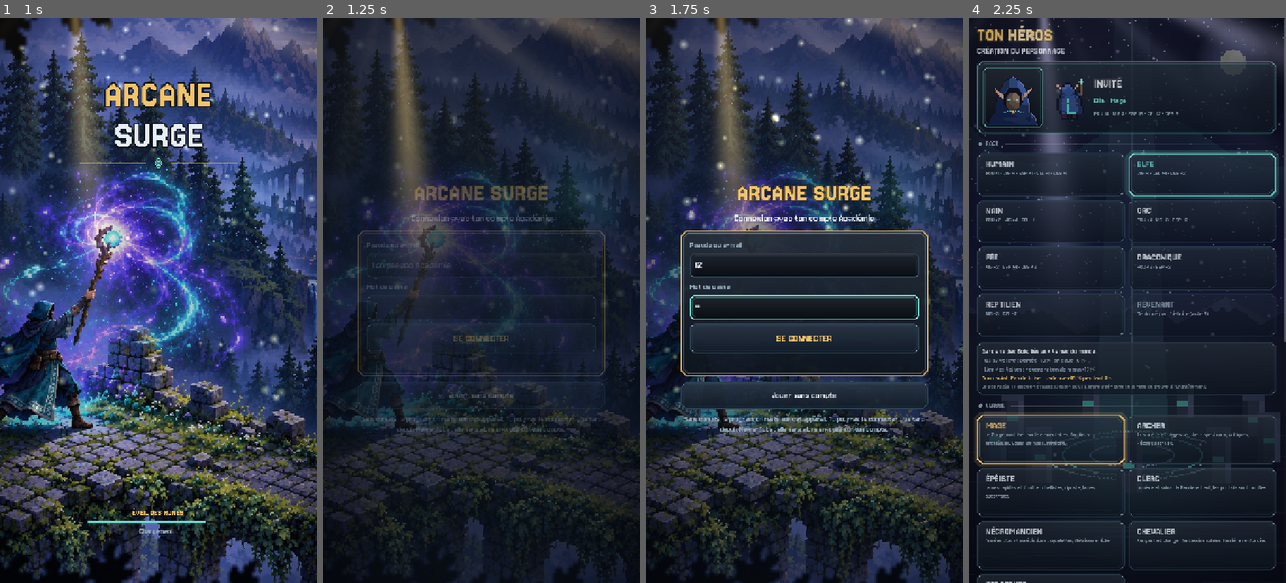
Above: before the commit, frames 1-4 (left to right).
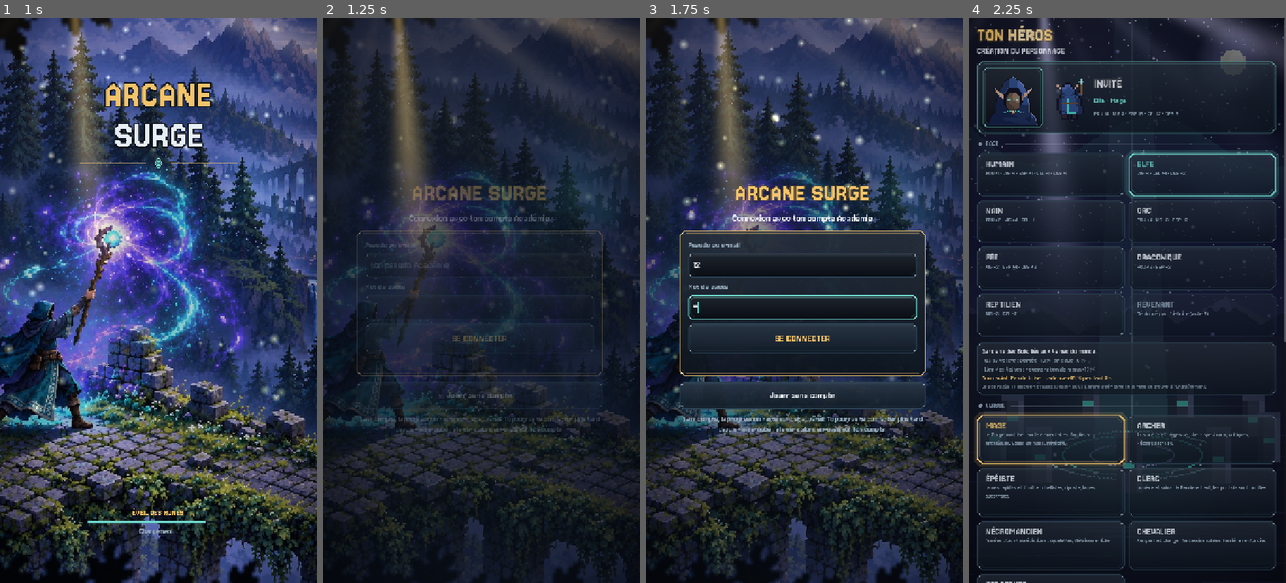
Above: after the commit, the same moments.

Repository: adamfast-tech/Arcane-Surge
Game: Godot game, scene res://scenes/main.tscn
The game is run twice, just before and just after one commit, with the same random seed, the same clock (stepped at 60 frames per second) and the same inputs.
Inputs (mouse positions are in pixels of both pictures, inside the frame that each line leads up to):
- Up to frame 1 (1 s): tap Enter at 0.5 s; move the mouse to (228, 272) at 0.52 s; hold D from 0.53 s (still down); tap 1 at 0.6 s; click (228, 272) at 0.67 s; tap Space at 0.77 s
- Up to frame 2 (1.25 s): keep holding D; tap Space at 1.07 s
- Up to frame 3 (1.75 s): release D at 1.25 s; click (804, 266) at 1.27 s; type "12" at 1.35 s; click (804, 306) at 1.5 s; type "12" at 1.58 s
- Up to frame 4 (2.25 s): click "Jouer sans compte" at 2 s

Frame 1 is identical in both runs. In frame 2, 1.6% of the frame differs, in the area x 10-90%, y 29-74%; in frame 3, 2.7%; in frame 4, nothing differs.

Commit message:
Interface : la place de la barre de défilement est toujours réservée
Une page assez longue pour défiler montrait sa barre, qui prenait quelques
pixels : la colonne se recentrait et le contenu glissait d'environ 4 px entre
deux onglets d'un même écran (Méditation : Voies d'un côté, Configurations et
Harmonie de l'autre). Les listes défilantes réservent maintenant toujours sa
place ; mesuré : 0 px d'écart entre les trois onglets.

Co-Authored-By: Claude Opus 5.5 <noreply@anthropic.com>
Claude-Session: https://claude.ai/code/session_01KxBcu88mBMwwvd1C9qLVyt

Diff:
--- a/scripts/core/ui_theme.gd
+++ b/scripts/core/ui_theme.gd
@@ -261,6 +261,9 @@
 			keep = (ch as ScrollContainer).scroll_vertical
 	var scroll := ScrollContainer.new()
 	scroll.horizontal_scroll_mode = ScrollContainer.SCROLL_MODE_DISABLED
+	# La place de la barre de défilement est toujours réservée : une page courte et une page longue du même
+	# écran (onglets) gardent exactement la même position, la barre n'apparaissant qu'au besoin.
+	scroll.vertical_scroll_mode = ScrollContainer.SCROLL_MODE_RESERVE
 	parent.add_child(scroll)
 	scroll.set_anchors_and_offsets_preset(Control.PRESET_FULL_RECT)
 	if keep > 0:
